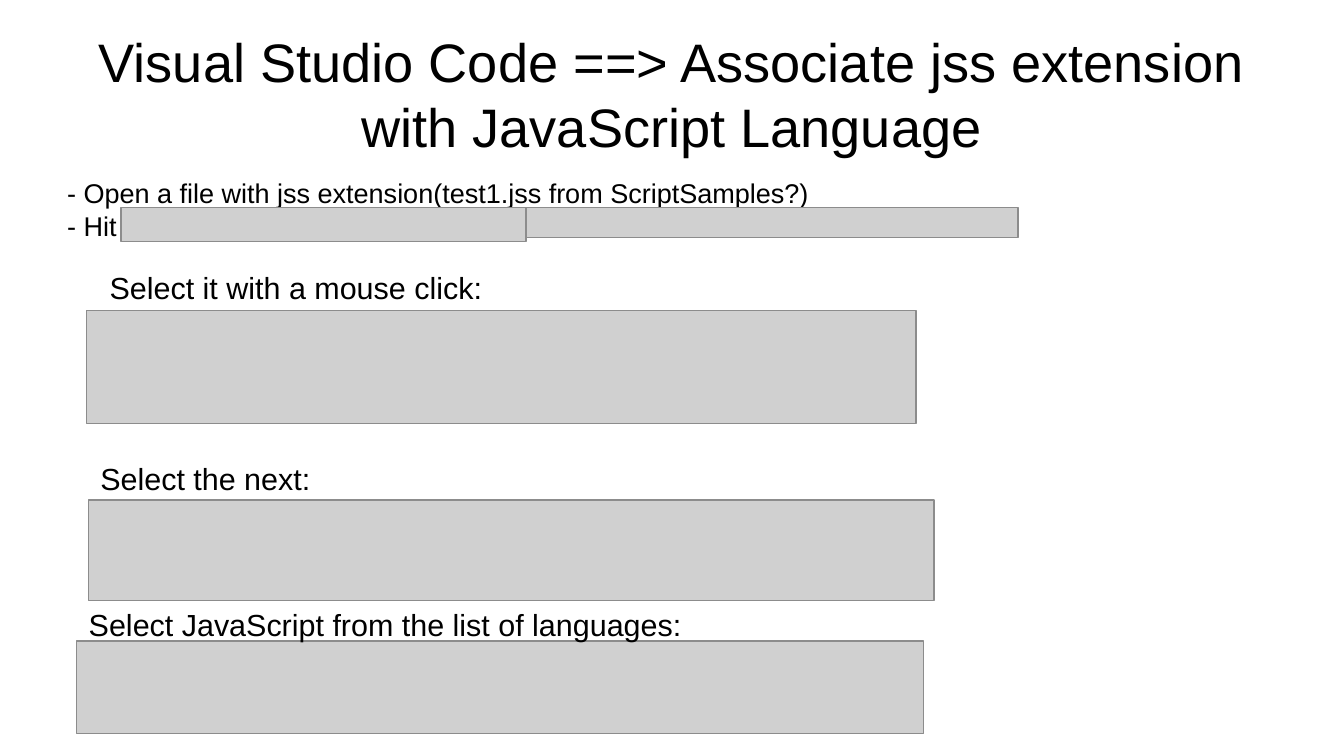
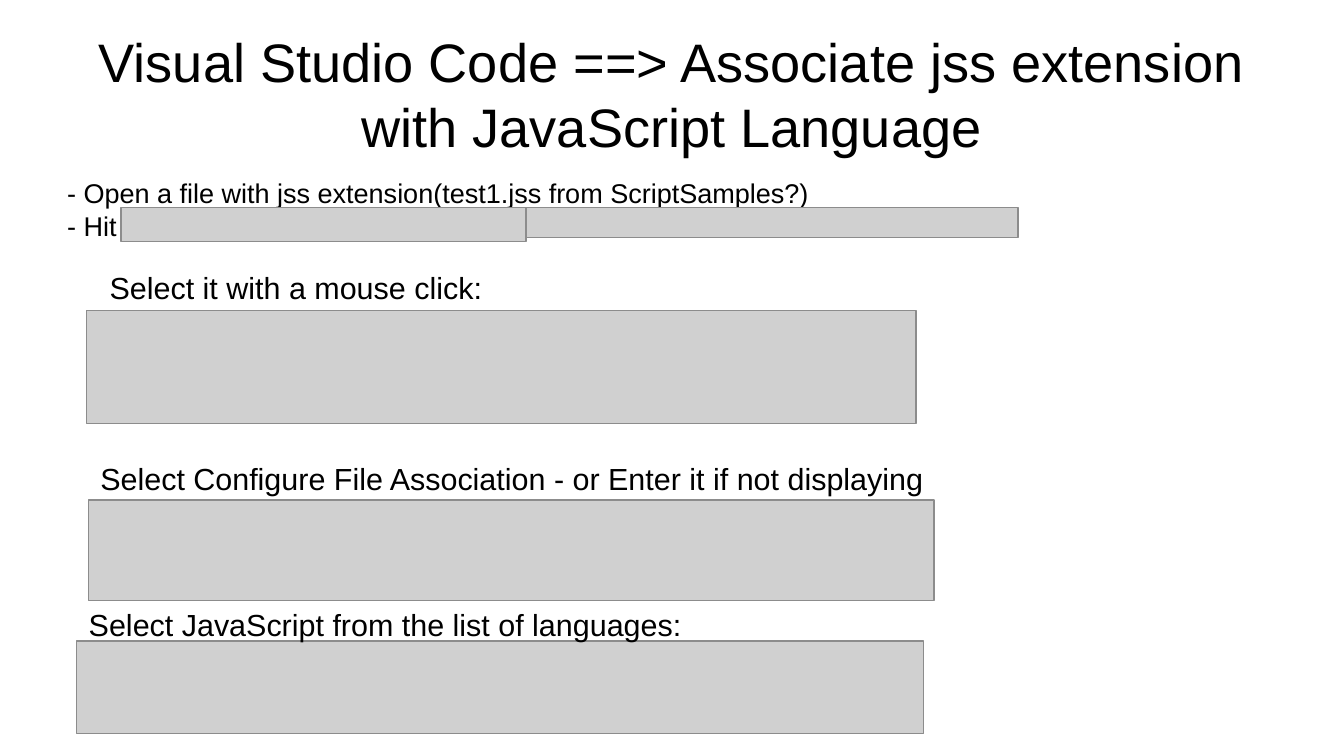
Before and after one commit to LaranIkal/jss, a slide deck: slide 1 of VSCodeJavaScriptFileExtensionAssociation.odp. Drawn at 1344x756 pixels with LibreOffice and Linux fonts; fonts in the diff are those of the drawing; grey boxes stand for pictures. Boxes give left, top, right and bottom in pixels: in the first picture for what was removed or moved away, otherwise in the second. Text is boxed around its words. In the diff, an @@ line names an element or a change of style, - is before the commit and + after.

```diff
--- a/VSCodeJavaScriptFileExtensionAssociation.odp
+++ b/VSCodeJavaScriptFileExtensionAssociation.odp
@@ text at (100,468,924,496): text changed @@
-Select the next:
+Select Configure File Association - or Enter it if not displaying
```
Also in this commit, not shown: 36 other files.
